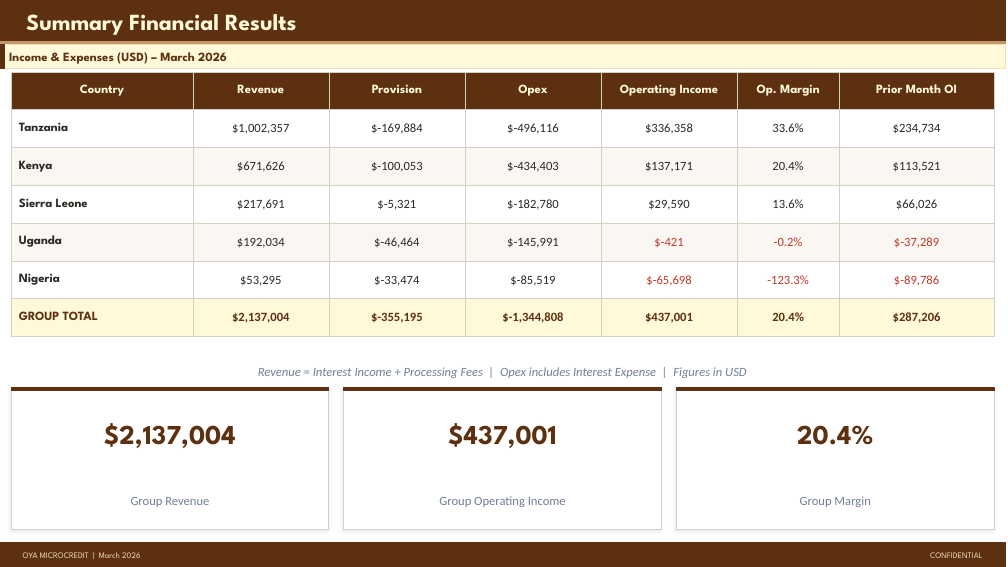
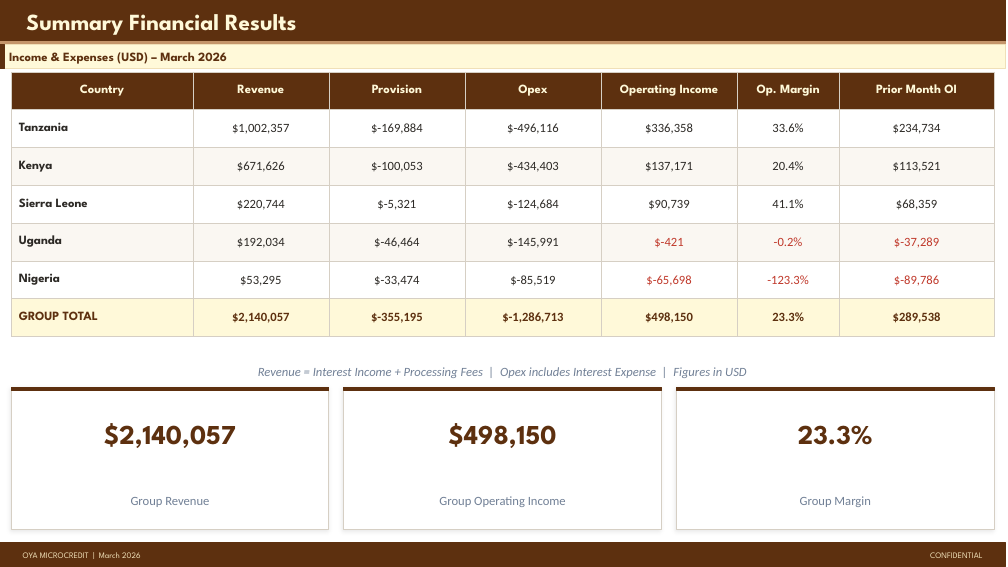
Before and after one commit to ikyei/oya-monthly, a slide deck: slide 10 of reports/2026-03.pptx. Drawn at 1008x567 pixels with LibreOffice and Linux fonts; fonts in the diff are those of the drawing. Boxes give left, top, right and bottom in pixels: in the first picture for what was removed or moved away, otherwise in the second. Text is boxed around its words. In the diff, an @@ line names an element or a change of style, - is before the commit and + after.

```diff
--- a/reports/2026-03.pptx
+++ b/reports/2026-03.pptx
@@ table at (x1=11, y1=72, x2=994, y2=327) @@
-row 4: Sierra Leone | $217,691 | $-5,321 | $-182,780 | $29,590 | 13.6% | $66,026
+row 4: Sierra Leone | $220,744 | $-5,321 | $-124,684 | $90,739 | 41.1% | $68,359
-row 7: GROUP TOTAL | $2,137,004 | $-355,195 | $-1,344,808 | $437,001 | 20.4% | $287,206
+row 7: GROUP TOTAL | $2,140,057 | $-355,195 | $-1,286,713 | $498,150 | 23.3% | $289,538
@@ text at (x1=104, y1=423, x2=236, y2=448): text changed @@
-$2,137,004
+$2,140,057
@@ text at (x1=449, y1=423, x2=557, y2=448): text changed @@
-$437,001
+$498,150
@@ text at (x1=798, y1=425, x2=873, y2=445): text changed @@
-20.4%
+23.3%
```
Also in this commit, not shown: 2 other files.
